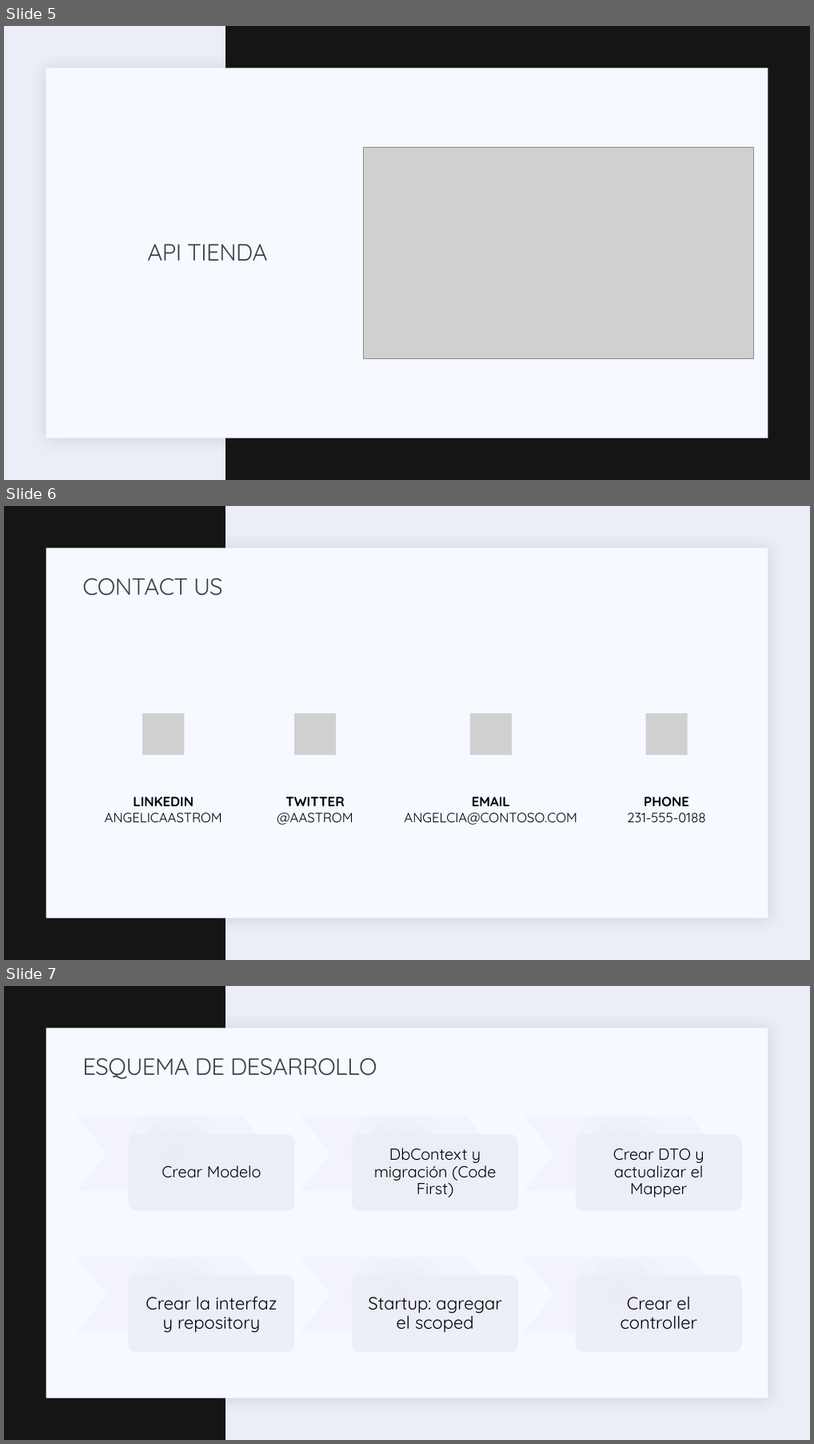
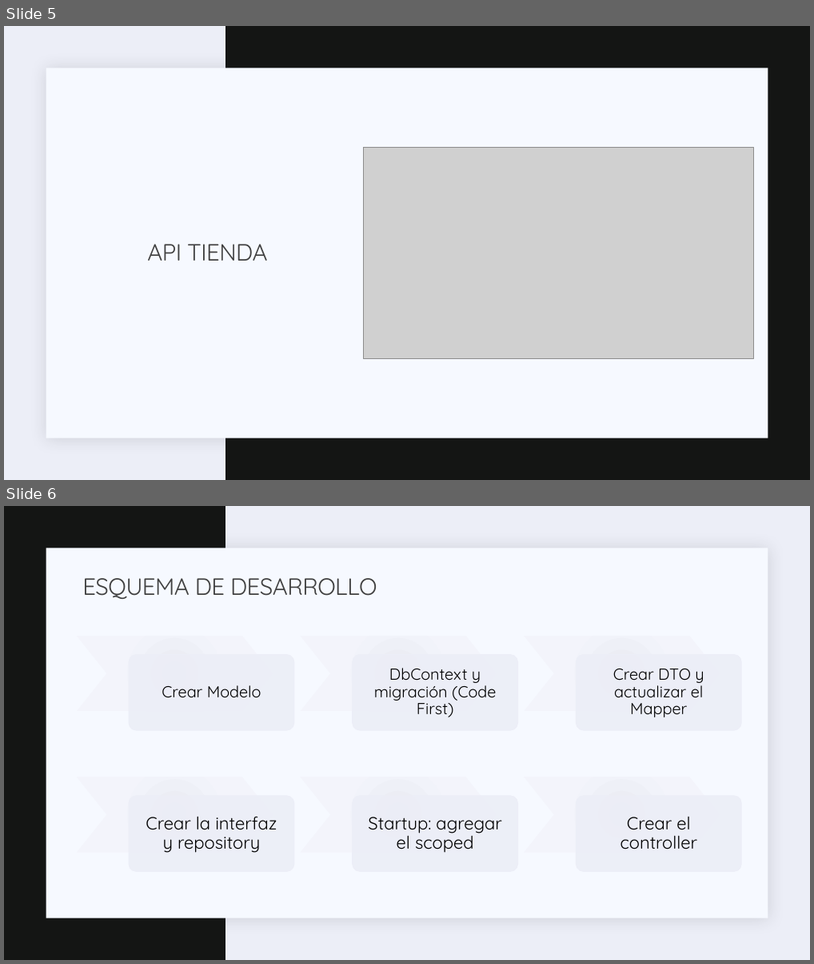
Before and after one commit to keramgttmp/API-Tienda, a slide deck: Presentación.pptx. Shown one above the other, each under a label of ours: slides 5, 6 and 7 before the commit, slides 5 and 6 after it. The pictures are 814x1444 and 814x964 pixels, drawn with LibreOffice and Linux fonts; fonts in the diff are those of the drawing; grey boxes stand for pictures. Boxes give left, top, right and bottom in pixels: in the first picture for what was removed or moved away, otherwise in the second. Text is boxed around its words. In the diff, an @@ line names an element or a change of style, - is before the commit and + after.

```diff
--- a/Presentación.pptx
+++ b/Presentación.pptx
@@ slide 6 removed at (4, 506, 810, 960), background #ECEEF7; not listed: 2 template elements that a slide beside it also shows @@
@@ title removed at (82, 578, 223, 596) @@
-CONTACT US
@@ group removed at (105, 713, 706, 824): 4 pictures, 4 texts @@
-LINKEDIN
-ANGELICAASTROM
-TWITTER
-@AASTROM
-EMAIL
-ANGELCIA@CONTOSO.COM
-PHONE
-231-555-0188
@@ what was slide 7 is now slide 6 @@
```
Also in this commit, not shown: 2 other files.
